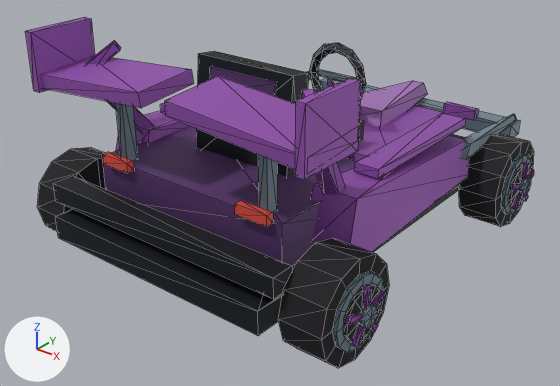
A saved change to the glTF model DLC/MetalGearRising/assets/kart/metal-gear-rising/monsoon-mgr/kart.glb.
Both versions are drawn from a 50 mm camera at (2.9, -3.82, 2.59) aimed at (-0.02, -0.17, 0.33). The lights are fixed; the arrows at lower left show +X, +Y and +Z. The picture after the commit comes second. Mesh edges are drawn as thin lines. Where no turn or scale is listed for an object, it has been applied to the vertices. Vertices at exactly the same position are counted once.

Names of what the first picture shows: 'chassis', 'wheel-front-right', 'wheel-rear-left', 'wheel-rear-right'.
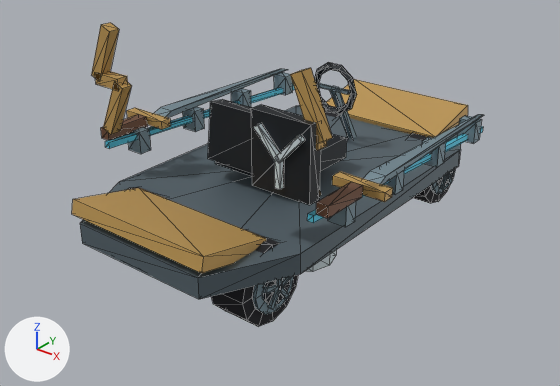
The change, as a list of edits to the scene's bpy script:
```text
Change me_wheel_front_left:
    remove me_wheel_front_left.from_pydata(...)  # 132 vertices, 228 faces; spans x -0.22..0.135, y -0.31..0.31, z -0.31..0.31
    add me_wheel_front_left.from_pydata(...)  # 113 vertices, 196 faces; spans x -0.182..0.125, y -0.25..0.25, z -0.25..0.25
    me_wheel_front_left part 1: the loose piece of 26 vertices spanning x -0.135..0.135, y -0.31..0.31, z -0.31..0.31 is rebuilt with 51 vertices and now spans x -0.149..0.125, y -0.25..0.25, z -0.25..0.25
    other edits to the shape of me_wheel_front_left do not show in these pictures
Change me_wheel_rear_left:
    remove me_wheel_rear_left.from_pydata(...)  # 132 vertices, 228 faces; spans x -0.22..0.135, y -0.31..0.31, z -0.31..0.31
    add me_wheel_rear_left.from_pydata(...)  # 113 vertices, 196 faces; spans x -0.182..0.125, y -0.25..0.25, z -0.25..0.25
    me_wheel_rear_left part 2: the loose piece of 26 vertices spanning x -0.135..0.135, y -0.31..0.31, z -0.31..0.31 is rebuilt with 51 vertices and now spans x -0.149..0.125, y -0.25..0.25, z -0.25..0.25
    other edits to the shape of me_wheel_rear_left do not show in these pictures
Change me_wheel_front_right:
    remove me_wheel_front_right.from_pydata(...)  # 132 vertices, 228 faces; spans x -0.135..0.22, y -0.31..0.31, z -0.31..0.31
    add me_wheel_front_right.from_pydata(...)  # 113 vertices, 196 faces; spans x -0.125..0.182, y -0.25..0.25, z -0.25..0.25
    me_wheel_front_right part 3: a new loose piece, a 10-sided cylinder along x spanning x 0.14..0.165, y -0.107..0.107, z -0.112..0.113, in mat_wheel_vertex_colours
    me_wheel_front_right part 4: the loose piece of 26 vertices spanning x -0.135..0.135, y -0.31..0.31, z -0.31..0.31 is rebuilt with 51 vertices and now spans x -0.125..0.149, y -0.25..0.25, z -0.25..0.25
    me_wheel_front_right part 5: 106 vertices removed from x 0.133..0.22, y -0.217..0.217, z -0.217..0.217; 32 vertices added at x 0.158..0.182, y -0.124..0.124, z -0.11..0.053
    other edits to the shape of me_wheel_front_right do not show in these pictures
Change me_wheel_rear_right:
    remove me_wheel_rear_right.from_pydata(...)  # 132 vertices, 228 faces; spans x -0.135..0.22, y -0.31..0.31, z -0.31..0.31
    add me_wheel_rear_right.from_pydata(...)  # 113 vertices, 196 faces; spans x -0.125..0.182, y -0.25..0.25, z -0.25..0.25
    me_wheel_rear_right part 6: a new loose piece, a 10-sided cylinder along x spanning x 0.14..0.165, y -0.107..0.107, z -0.112..0.113, in mat_wheel_vertex_colours
    me_wheel_rear_right part 7: the loose piece of 26 vertices spanning x -0.135..0.135, y -0.31..0.31, z -0.31..0.31 is rebuilt with 51 vertices and now spans x -0.125..0.149, y -0.25..0.25, z -0.25..0.25
    me_wheel_rear_right part 8: 106 vertices removed from x 0.133..0.22, y -0.217..0.217, z -0.217..0.217; 32 vertices added at x 0.158..0.182, y -0.124..0.124, z -0.11..0.053
    other edits to the shape of me_wheel_rear_right do not show in these pictures
Remove ob_chassis:
    ob_chassis = bpy.data.objects.new('chassis', me_chassis)
Change ob_wheel_rear_left:
    ob_wheel_rear_left.location: (-1.0, -0.98, 0.31) -> (-0.45, -0.98, 0.25)
Change ob_wheel_front_right:
    ob_wheel_front_right.location: (1.0, 0.98, 0.31) -> (0.45, 0.98, 0.25)
Change ob_wheel_rear_right:
    ob_wheel_rear_right.location: (1.0, -0.98, 0.31) -> (0.45, -0.98, 0.25)
Add ob_identity_hoverboard_motif_swords:
    ob_identity_hoverboard_motif_swords = bpy.data.objects.new('identity-hoverboard-motif-swords', me_identity_hoverboard_motif_swords)  # 48 vertices, 72 faces; spans x -1.02..1.02, y -0.91..0.98, z 0.74..0.8
    ob_identity_hoverboard_motif_swords.location = (0.0, 0.0, 0.0)
Add ob_identity_hoverboard_motif_electric:
    ob_identity_hoverboard_motif_electric = bpy.data.objects.new('identity-hoverboard-motif-electric', me_identity_hoverboard_motif_electric)  # 48 vertices, 72 faces; spans x -0.87..0.87, y -0.95..-0.87, z 0.8..1.49
    ob_identity_hoverboard_motif_electric.location = (0.0, 0.0, 0.0)
Add ob_identity_hoverboard_motif_flux_coils:
    ob_identity_hoverboard_motif_flux_coils = bpy.data.objects.new('identity-hoverboard-motif-flux-coils', me_identity_hoverboard_motif_flux_coils)  # 112 vertices, 168 faces; spans x -0.87..0.87, y -1.02..1.06, z 0.59..1.26
    ob_identity_hoverboard_motif_flux_coils.location = (0.0, 0.0, 0.0)
Add ob_identity_hoverboard_driver_cockpit:
    ob_identity_hoverboard_driver_cockpit = bpy.data.objects.new('identity-hoverboard-driver-cockpit', me_identity_hoverboard_driver_cockpit)  # 80 vertices, 140 faces; spans x -0.3..0.3, y -0.557..0.679, z 0.459..1.086
    ob_identity_hoverboard_driver_cockpit.location = (0.0, 0.0, 0.0)
Add ob_identity_hoverboard_hoverboard_turned_up_deck:
    ob_identity_hoverboard_hoverboard_turned_up_deck = bpy.data.objects.new('identity-hoverboard-hoverboard-turned-up-deck', me_identity_hoverboard_hoverboard_turned_up_deck)  # 78 vertices, 136 faces; spans x -0.73..0.73, y -1.46..1.46, z 0.23..0.62
    ob_identity_hoverboard_hoverboard_turned_up_deck.location = (0.0, 0.0, 0.0)
```

What differs and where, as boxes [x1, y1, x2, y2] in the pictures (560 x 386 px):
'chassis', deleted: before [25, 17, 520, 336]
'identity-hoverboard-hoverboard-turned-up-deck', added: after [72, 79, 468, 299]
'wheel-rear-right', reshaped, moved (21% narrower, 24% shorter): before [278, 238, 389, 368]; after [211, 229, 298, 327]
'identity-hoverboard-motif-flux-coils', added: after [105, 72, 483, 227]
'wheel-front-right', reshaped, moved: before [459, 134, 534, 227]; after [409, 133, 455, 203]
'identity-hoverboard-motif-swords', added: after [101, 69, 483, 218]
'identity-hoverboard-driver-cockpit', added: after [208, 62, 357, 176]
'identity-hoverboard-motif-electric', added: after [91, 22, 332, 195]
'wheel-rear-left', reshaped, moved (mostly hidden afterwards): before [37, 147, 106, 232]; after [127, 187, 166, 198]
'wheel-front-left', reshaped (not visible before): after [324, 110, 339, 118]
part 3 of me_wheel_front_right, added: after [437, 170, 453, 186]
part 4 of me_wheel_front_right, rebuilt: before [459, 134, 534, 227]; after [409, 133, 455, 203]
part 5 of me_wheel_front_right, cut back: before [502, 154, 534, 215]; after [439, 172, 453, 189]
part 6 of me_wheel_rear_right, added: after [263, 280, 290, 304]
part 7 of me_wheel_rear_right, rebuilt (21% narrower, 24% shorter): before [278, 238, 389, 368]; after [211, 229, 298, 327]
part 8 of me_wheel_rear_right, cut back: before [333, 271, 385, 353]; after [263, 276, 293, 309]
